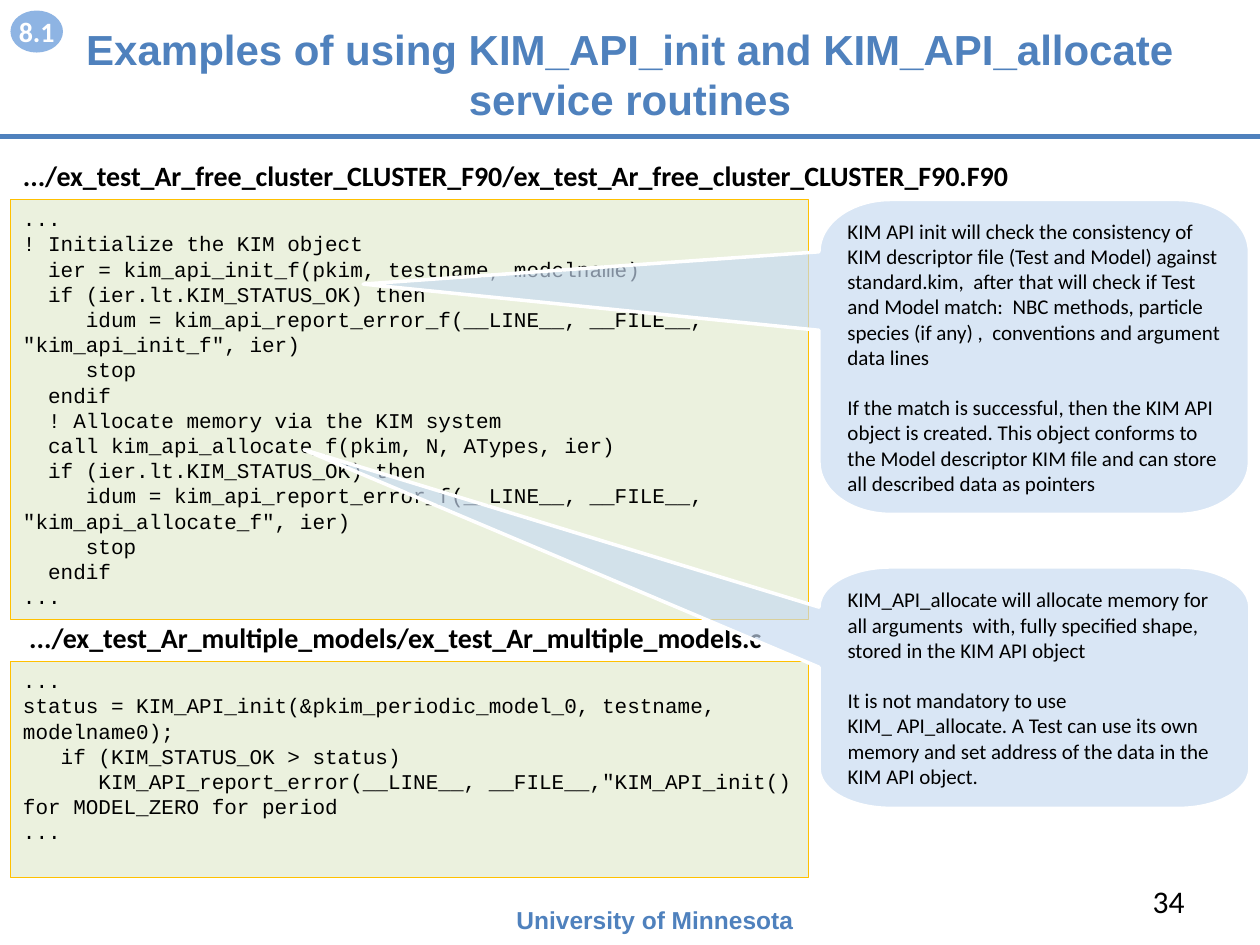
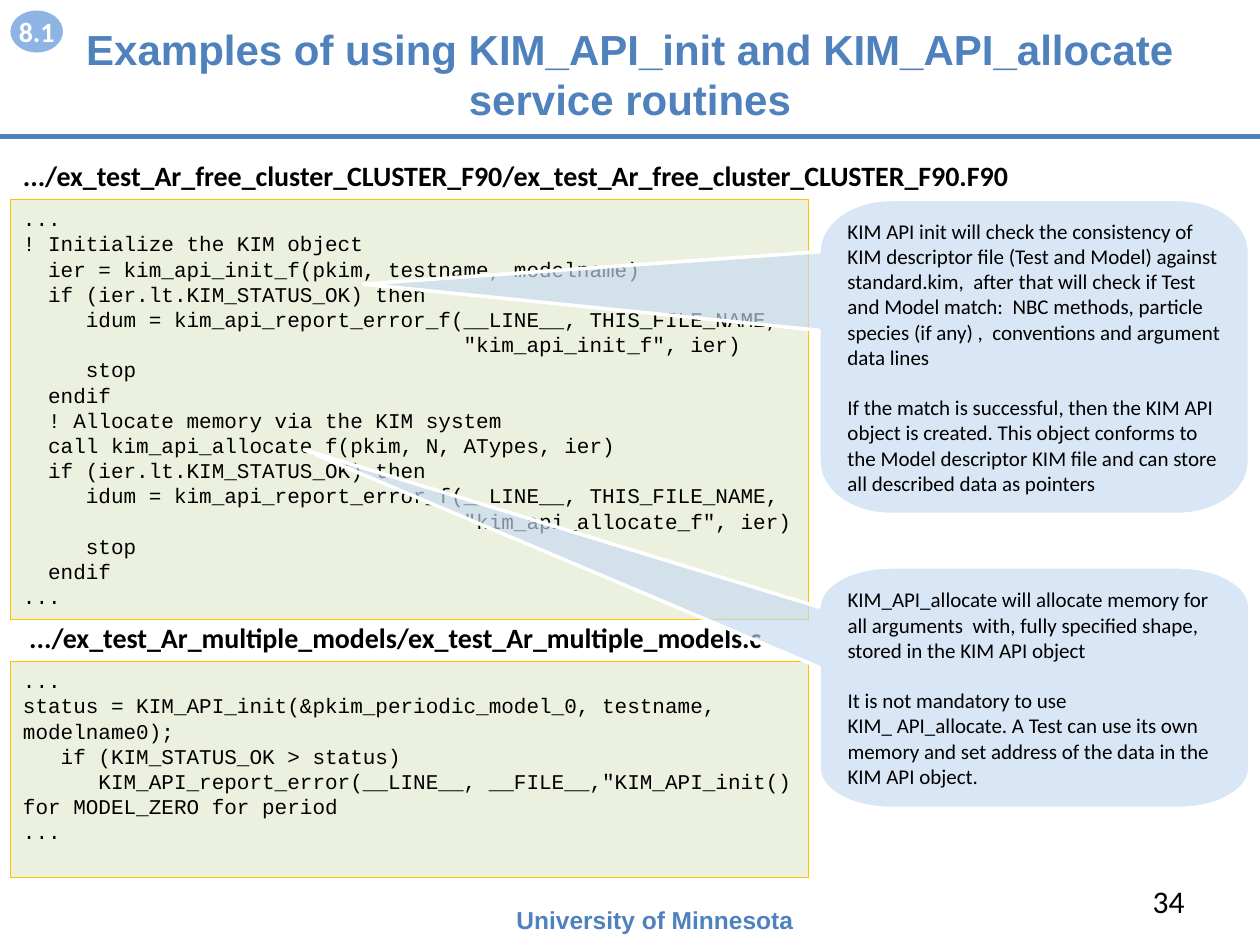
Before and after one commit to openkim/kim-api, a slide deck: slide 34 of DOCs/openkim-api-introduction.pptx. Drawn at 1260x945 pixels with LibreOffice and Linux fonts; fonts in the diff are those of the drawing. Boxes give left, top, right and bottom in pixels: in the first picture for what was removed or moved away, otherwise in the second. Text is boxed around its words. In the diff, an @@ line names an element or a change of style, - is before the commit and + after.

```diff
--- a/DOCs/openkim-api-introduction.pptx
+++ b/DOCs/openkim-api-introduction.pptx
@@ text in rectangle at [86,312,779,357]: text changed @@
-idum = kim_api_report_error_f(__LINE__, __FILE__, "kim_api_init_f", ier)
+idum = kim_api_report_error_f(__LINE__, THIS_FILE_NAME,
+"kim_api_init_f", ier)
@@ text in rectangle at [86,488,791,534]: text changed @@
-idum = kim_api_report_error_f(__LINE__, __FILE__, "kim_api_allocate_f", ier)
+idum = kim_api_report_error_f(__LINE__, THIS_FILE_NAME,
+"kim_api_allocate_f", ier)
```
Also in this commit, not shown: 8 other slides changed, 1 other file.
